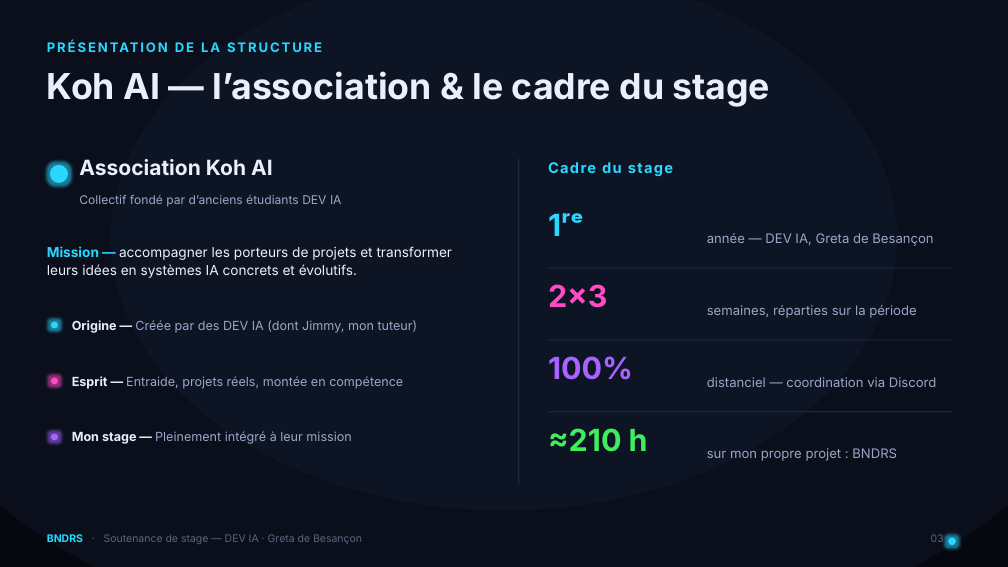
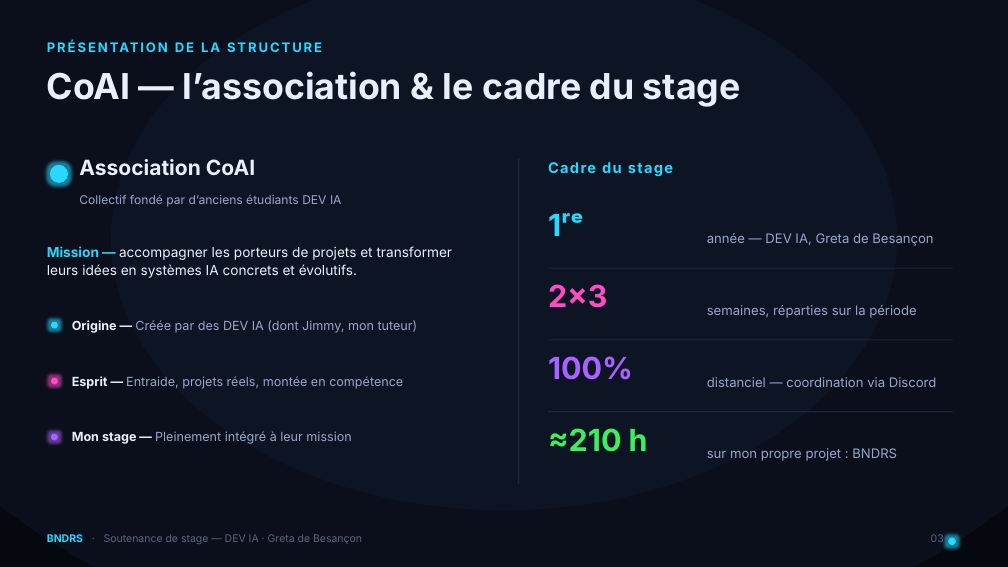
Before and after one commit to Dev-IA-P5-2027/stephane.holtzmann, a slide deck: slide 3 of Stage/BnDrS_Soutenance_stage.pptx. Drawn at 1008x567 pixels with LibreOffice and Linux fonts; fonts in the diff are those of the drawing. Boxes give left, top, right and bottom in pixels: in the first picture for what was removed or moved away, otherwise in the second. Text is boxed around its words. In the diff, an @@ line names an element or a change of style, - is before the commit and + after.

Commit message:
Correction noms presentation stage (CoAI, Ilias Baadji)

```diff
--- a/Stage/BnDrS_Soutenance_stage.pptx
+++ b/Stage/BnDrS_Soutenance_stage.pptx
@@ text at box(47, 71, 741, 107): text changed @@
-Koh AI — l’association & le cadre du stage
+CoAI — l’association & le cadre du stage
@@ text at box(79, 159, 255, 175): text changed @@
-Association Koh AI
+Association CoAI
```
Also in this commit, not shown: 4 other slides changed.
